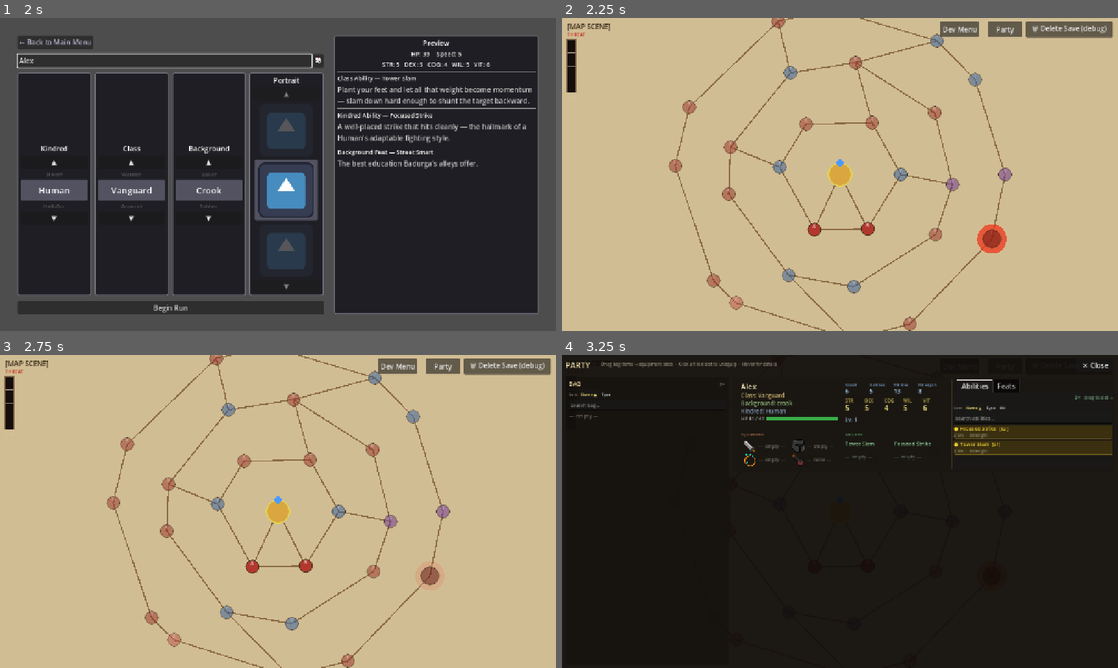
Above: before the commit, frames 1-4 (two rows, left to right).
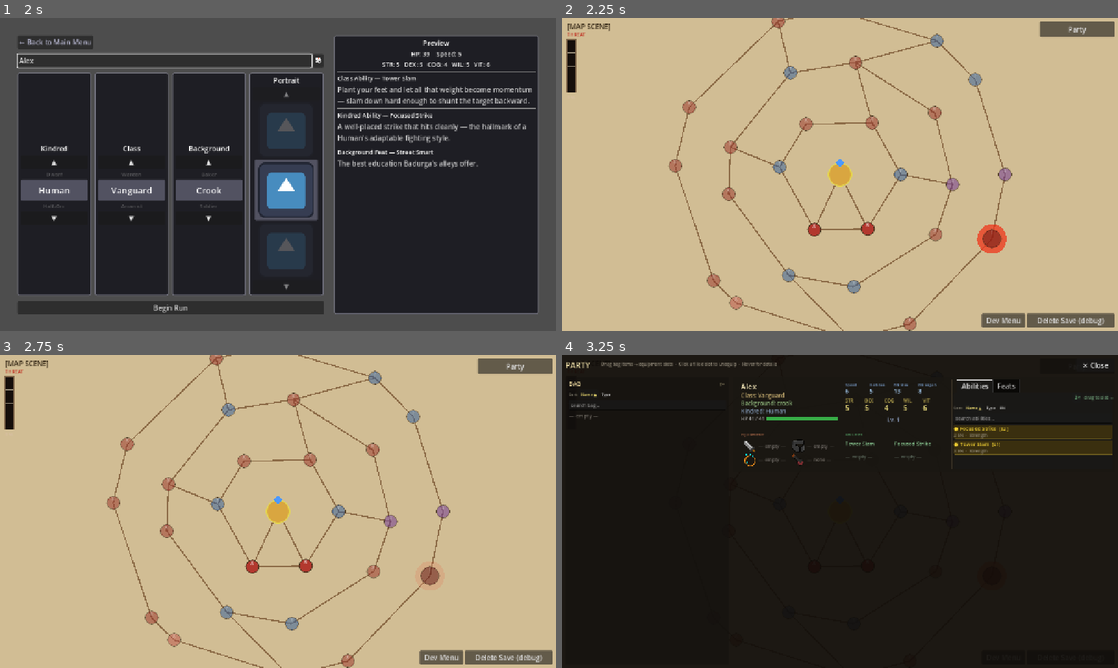
Above: after the commit, the same moments.

Repository: caleb-the-dev/RogueFinder
Game: Godot game, scene res://main.tscn
The game is run twice, just before and just after one commit, with the same random seed, the same clock (stepped at 60 frames per second) and the same inputs. The engine's default icon, where the game draws it, is replaced by a stand-in: a white triangle on a blue panel in a dark square.
Inputs (mouse positions are in pixels of both pictures, inside the frame that each line leads up to):
- Up to frame 1 (2 s): click "Start New Run" at 0.5 s; click (166, 61) at 1.27 s; type "Alex" at 1.35 s
- Up to frame 2 (2.25 s): click "Begin Run" at 2 s
- Up to frame 3 (2.75 s): no input
- Up to frame 4 (3.25 s): click "Party" at 2.75 s

Frame 1 is identical in both runs. In frame 2, 2.1% of the frame differs, in the area x 68-100%, y 1-99%; in frame 3, 2.1%; in frame 4, less than 0.1%.

Commit message:
fix(ux): center level label, odd/even picks, map button layout
PartySheet:
- Level label now spans full TR width with HORIZONTAL_ALIGNMENT_CENTER
- Level Up button drawn on top of label, also centered in TR
- Level-up overlay now routes by parity: even level → ability pick,
  odd level → feat pick (one pick per level-up, not both)
- Ability phase: empty candidates go to _finish_level_up, not feat phase;
  on-pick callback goes directly to _finish_level_up (chain removed)

MapManager:
- Party button moved to sole top-right position (172px); shows
  'Level Up Available' (gold) when any member has pending picks,
  'Party' (white) otherwise
- Dev Menu + Delete Save demoted to bottom-right corner

Co-Authored-By: Claude Sonnet 4.6 <noreply@anthropic.com>

Diff:
--- a/rogue-finder/scripts/map/MapManager.gd
+++ b/rogue-finder/scripts/map/MapManager.gd
@@ -461,24 +461,26 @@
 
 	_add_threat_meter()
 
+	# Party / Level-Up button — top right, sole action button in the chrome
 	_party_btn = Button.new()
 	_party_btn.text = "Party"
-	_party_btn.size = Vector2(80.0, 36.0)
-	_party_btn.position = Vector2(VIEWPORT_SIZE.x - 300.0, 8.0)
+	_party_btn.size = Vector2(172.0, 36.0)
+	_party_btn.position = Vector2(VIEWPORT_SIZE.x - 180.0, 8.0)
 	_party_btn.pressed.connect(func(): _party_sheet.show_sheet())
 	add_child(_party_btn)
 
+	# Debug controls — bottom right, out of the normal play area
 	var dev_events_btn := Button.new()
 	dev_events_btn.text = "Dev Menu"
-	dev_events_btn.size = Vector2(90.0, 36.0)
-	dev_events_btn.position = Vector2(VIEWPORT_SIZE.x - 410.0, 8.0)
+	dev_events_btn.size = Vector2(100.0, 32.0)
+	dev_events_btn.position = Vector2(VIEWPORT_SIZE.x - 314.0, VIEWPORT_SIZE.y - 40.0)
 	dev_events_btn.pressed.connect(_toggle_dev_event_panel)
 	add_child(dev_events_btn)
 
 	var del_btn := Button.new()
-	del_btn.text = "🗑 Delete Save (debug)"
-	del_btn.size = Vector2(200.0, 36.0)
-	del_btn.position = Vector2(VIEWPORT_SIZE.x - 212.0, 8.0)
+	del_btn.text = "Delete Save (debug)"
+	del_btn.size = Vector2(202.0, 32.0)
+	del_btn.position = Vector2(VIEWPORT_SIZE.x - 210.0, VIEWPORT_SIZE.y - 40.0)
 	del_btn.pressed.connect(_on_debug_delete_save_pressed)
 	add_child(del_btn)
 
@@ -1029,7 +1031,7 @@
 		return pc.pending_level_ups > 0
 	)
 	if has_pending:
-		_party_btn.text = "Party ⬆"
+		_party_btn.text = "Level Up Available"
 		_party_btn.modulate = Color(1.0, 0.9, 0.3)
 	else:
 		_party_btn.text = "Party"
--- a/rogue-finder/scripts/party/PartySheet.gd
+++ b/rogue-finder/scripts/party/PartySheet.gd
@@ -605,23 +605,27 @@
 		val.mouse_filter = Control.MOUSE_FILTER_PASS
 		parent.add_child(val)
 
-	# Level row — bottom of TR quadrant, below base attributes
+	# Level row — centered in TR quadrant, below base attributes
 	var lv_tr_y: float = tr_y + 42.0
 	var lv_tr_lbl := Label.new()
 	lv_tr_lbl.text = "Lv. %d" % member.level
 	lv_tr_lbl.position = Vector2(tr_x, lv_tr_y)
+	lv_tr_lbl.size = Vector2(tr_w, 20.0)
+	lv_tr_lbl.horizontal_alignment = HORIZONTAL_ALIGNMENT_CENTER
 	lv_tr_lbl.add_theme_font_size_override("font_size", 13)
 	lv_tr_lbl.add_theme_color_override("font_color",
 		Color(0.55, 0.62, 0.75).lerp(Color(0.35, 0.35, 0.35), 0.5 if is_dead else 0.0))
 	parent.add_child(lv_tr_lbl)
 
 	if member.pending_level_ups > 0 and not is_dead:
+		# Button drawn on top of the level label — centered in TR
+		const BTN_W: float = 162.0; const BTN_H: float = 22.0
 		var lvlup_btn := Button.new()
 		lvlup_btn.text = "Level Up! (%d)" % member.pending_level_ups
-		lvlup_btn.position = Vector2(tr_x + 56.0, lv_tr_y - 1.0)
-		lvlup_btn.custom_minimum_size = Vector2(152.0, 20.0)
+		lvlup_btn.position = Vector2(tr_x + (tr_w - BTN_W) * 0.5, lv_tr_y - 1.0)
+		lvlup_btn.size = Vector2(BTN_W, BTN_H)
 		lvlup_btn.add_theme_font_size_override("font_size", 11)
-		lvlup_btn.pivot_offset = Vector2(76.0, 10.0)
+		lvlup_btn.pivot_offset = Vector2(BTN_W * 0.5, BTN_H * 0.5)
 		var pc_cap: CombatantData = member
 		lvlup_btn.pressed.connect(func(): _start_level_up(pc_cap))
 		parent.add_child(lvlup_btn)
@@ -1442,7 +1446,11 @@
 	content.add_theme_constant_override("separation", 14)
 	panel.add_child(content)
 
-	_fill_ability_phase(content, overlay, pc, pc_index)
+	# Even levels grant an ability; odd levels grant a feat
+	if pc.level % 2 == 0:
+		_fill_ability_phase(content, overlay, pc, pc_index)
+	else:
+		_fill_feat_phase(content, overlay, pc, pc_index)
 
 func _fill_ability_phase(content: VBoxContainer, overlay: CanvasLayer,
 		pc: CombatantData, pc_index: int) -> void:
@@ -1451,7 +1459,7 @@
 
 	var candidates: Array[String] = GameState.sample_ability_candidates(pc, 3)
 	if candidates.is_empty():
-		_fill_feat_phase(content, overlay, pc, pc_index)
+		_finish_level_up(overlay, pc)
 		return
 
 	var title := Label.new()
@@ -1475,8 +1483,8 @@
 
 	for ab_id: String in candidates:
 		var ab: AbilityData = AbilityLibrary.get_ability(ab_id)
-		var ct: VBoxContainer = content; var ov: CanvasLayer = overlay
-		var pc_ref: CombatantData = pc; var idx: int = pc_index
+		var ov: CanvasLayer = overlay
+		var pc_ref: CombatantData = pc
 		var chosen_id: String = ab_id
 		hbox.add_child(_build_pick_card(
 			ab.ability_name,
@@ -1484,7 +1492,7 @@
 			ab.description,
 			func():
 				pc_ref.ability_pool.append(chosen_id)
-				_fill_feat_phase(ct, ov, pc_ref, idx)
+				_finish_level_up(ov, pc_ref)
 		))
 
 func _fill_feat_phase(content: VBoxContainer, overlay: CanvasLayer,
